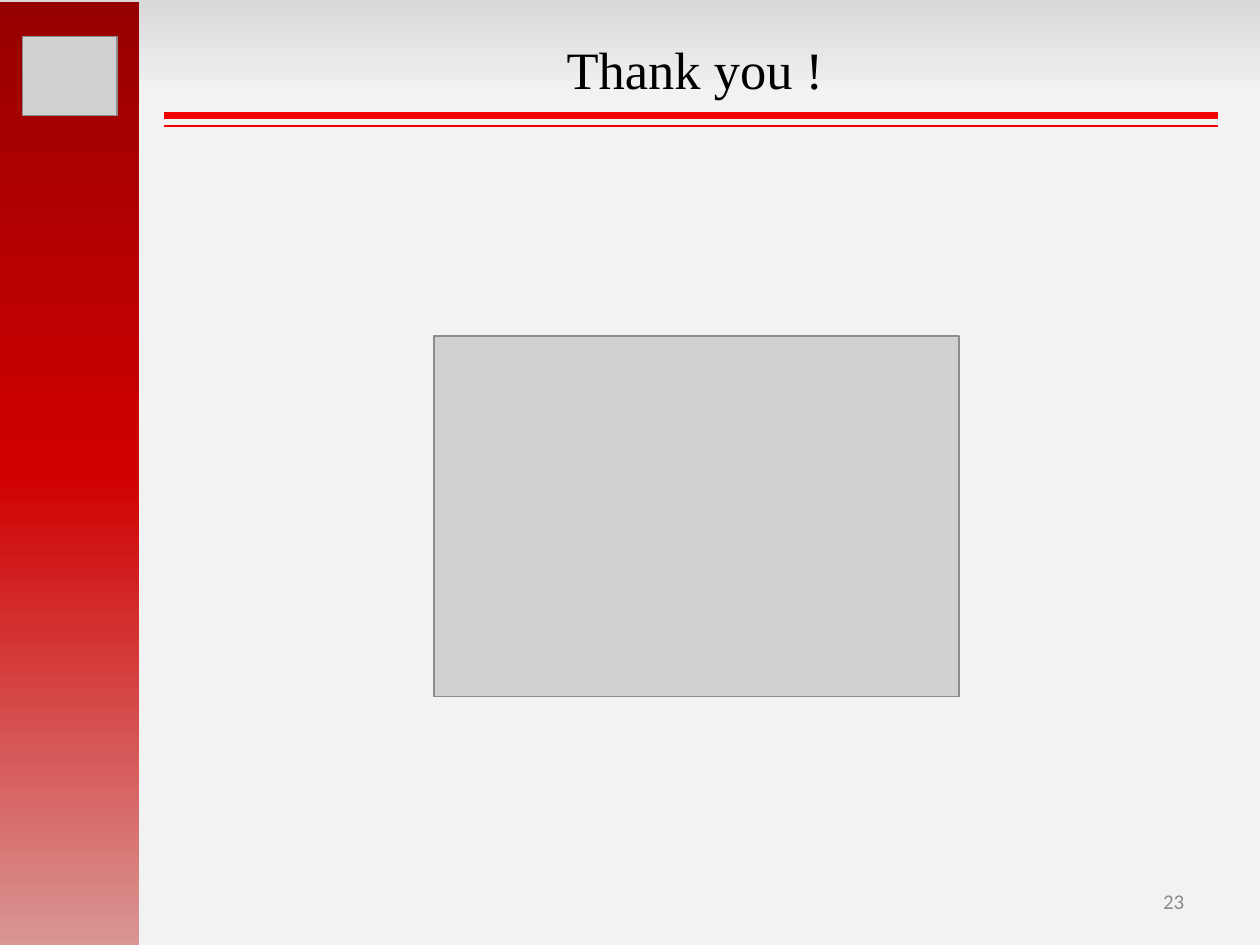
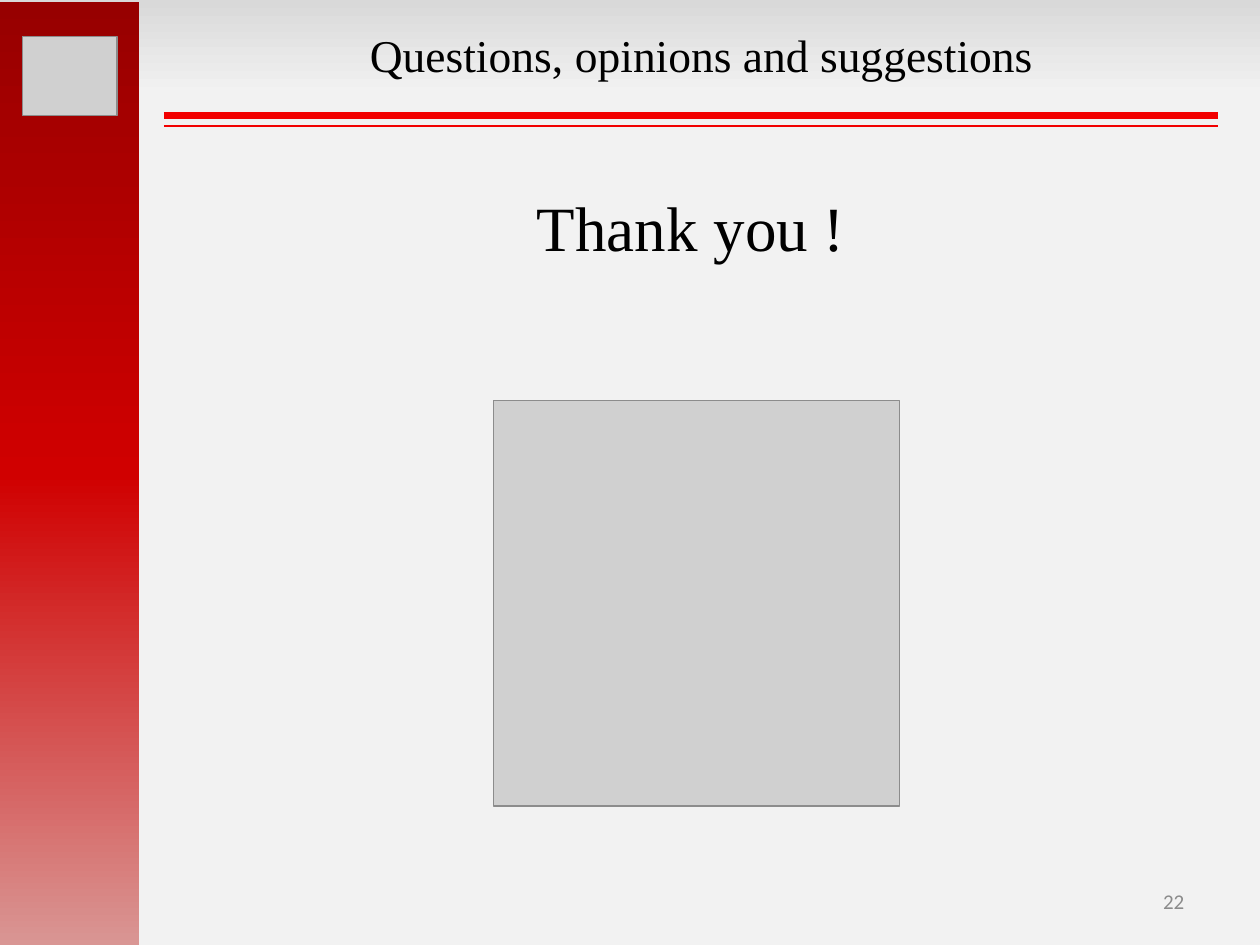
Before and after one commit to hakanpolat/IMMD, a slide deck: slide 22 of GRW2017/sunum/GRW2017_MesutUğur.pptx (slide 23 before the commit). Drawn at 1260x945 pixels with LibreOffice and Linux fonts; fonts in the diff are those of the drawing; grey boxes stand for pictures. Boxes give left, top, right and bottom in pixels: in the first picture for what was removed or moved away, otherwise in the second. Text is boxed around its words. In the diff, an @@ line names an element or a change of style, - is before the commit and + after.

```diff
--- a/GRW2017/sunum/GRW2017_MesutUğur.pptx
+++ b/GRW2017/sunum/GRW2017_MesutUğur.pptx
@@ text added at box(370, 40, 1032, 81), 26 pt, text #000000 @@
+Questions, opinions and suggestions
@@ text "Thank you !": place and size @@
-text "Thank you !" at box(567, 52, 793, 100)
+text "Thank you !" at box(537, 207, 808, 263)
@@ text "Thank you !" at box(537, 207, 808, 263): size 30 to 36 pt @@
@@ picture: place and size @@
-picture at box(435, 336, 960, 697)
+picture at box(494, 401, 900, 806)
@@ page number at box(1163, 895, 1184, 909): text changed @@
-23
+22
```
Also in this commit, not shown: 12 other slides changed, 1 slide removed.
